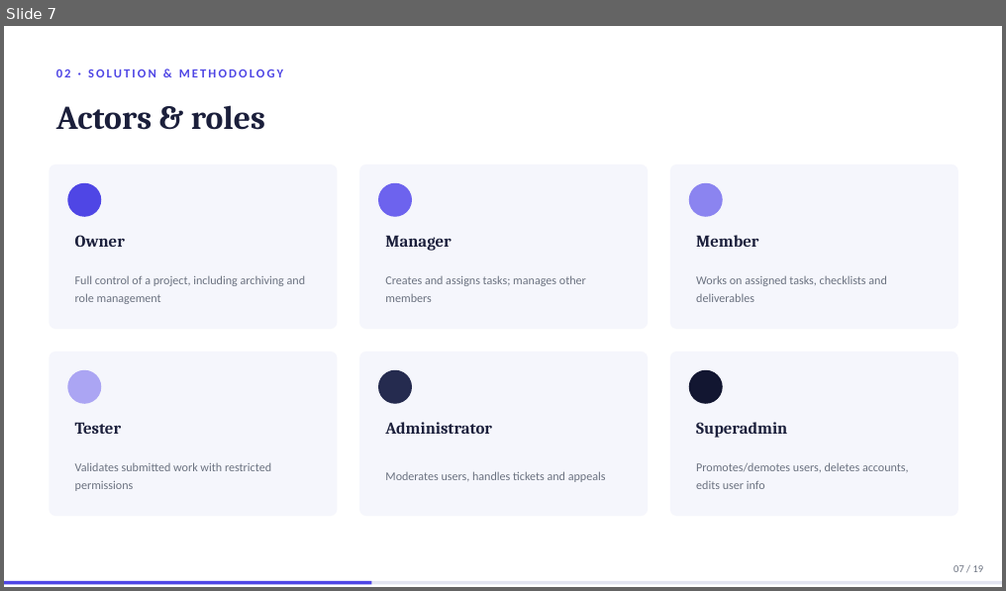
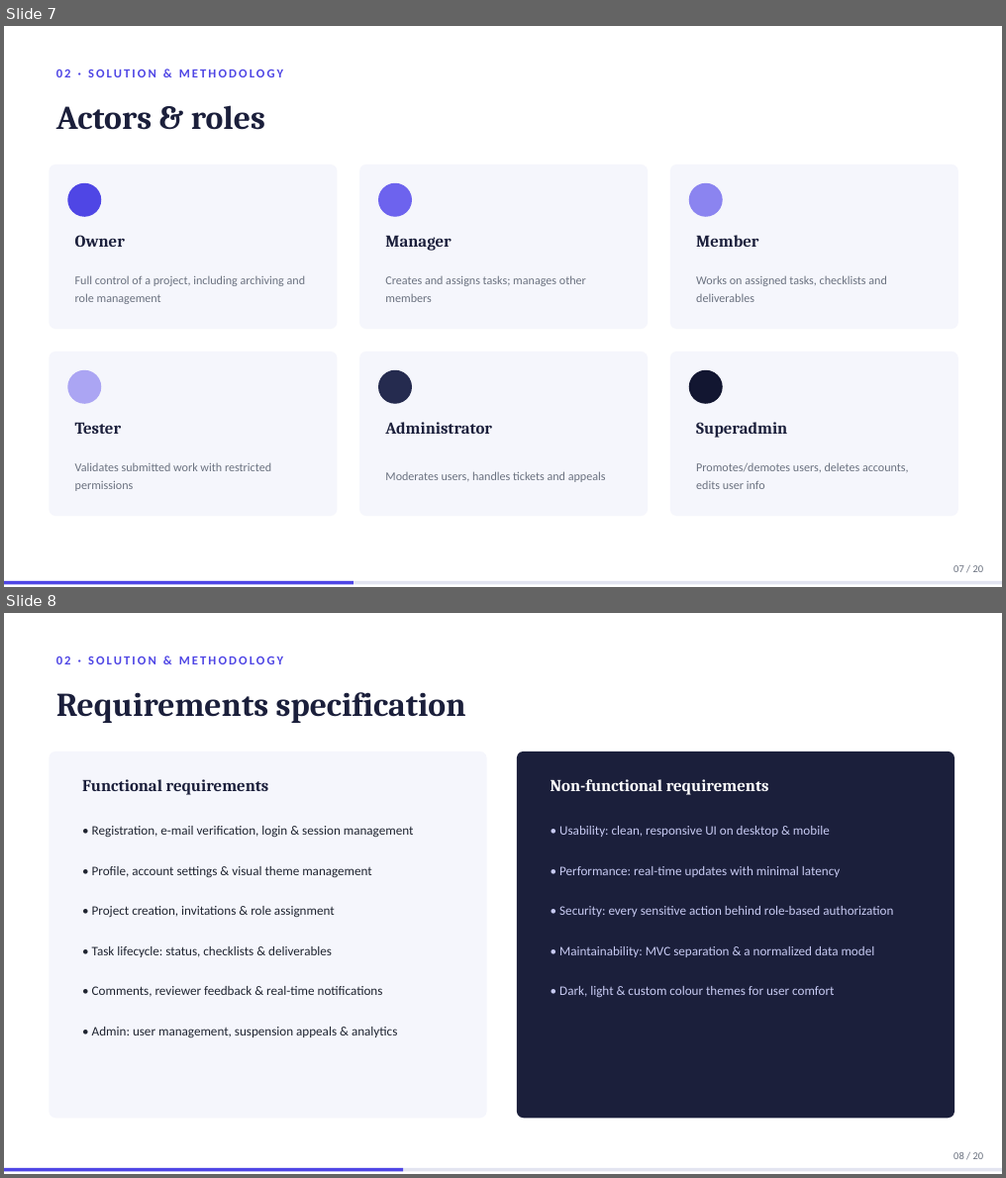
Before and after one commit to domdomxy/synkro, a slide deck: Synkro_PFA_Defense.pptx. Shown one above the other, each under a label of ours: slide 7 before the commit, slides 7 and 8 after it. The pictures are 1006x591 and 1006x1178 pixels, drawn with LibreOffice and Linux fonts; fonts in the diff are those of the drawing. Boxes give left, top, right and bottom in pixels: in the first picture for what was removed or moved away, otherwise in the second. Text is boxed around its words. In the diff, an @@ line names an element or a change of style, - is before the commit and + after.

Commit message:
Update PFA defense materials
Refresh the final Synkro PFA presentation and report documents. This update incorporates revised content and final deliverable versions for the defense and report submissions.

```diff
--- a/Synkro_PFA_Defense.pptx
+++ b/Synkro_PFA_Defense.pptx
@@ slide 8 added at [4,613,1002,1174], background #FFFFFF @@
@@ text added at [56,656,283,664], 12 pt, text #4F46E5, bold @@
+02 · SOLUTION & METHODOLOGY
@@ text added at [56,692,466,723], 32 pt, text #1B1F3B, bold @@
+Requirements specification
@@ rounded rectangle added at [49,752,487,1118], fill #F5F6FC @@
@@ rounded rectangle added at [517,752,954,1118], fill #1B1F3B @@
@@ text added at [82,779,269,795], 16 pt, text #1B1F3B, bold @@
+Functional requirements
@@ text added at [550,779,769,795], 16 pt, text #FFFFFF, bold @@
+Non-functional requirements
@@ text added at [92,826,414,838], 12.5 pt, text #1F2430 @@
+• Registration, e-mail verification, login & session management
@@ text added at [559,826,830,837], 12.5 pt, text #C7CAF2 @@
+• Usability: clean, responsive UI on desktop & mobile
@@ text added at [92,866,372,878], 12.5 pt, text #1F2430 @@
+• Profile, account settings & visual theme management
@@ text added at [559,866,840,877], 12.5 pt, text #C7CAF2 @@
+• Performance: real-time updates with minimal latency
@@ text added at [92,906,335,918], 12.5 pt, text #1F2430 @@
+• Project creation, invitations & role assignment
@@ text added at [559,906,893,917], 12.5 pt, text #C7CAF2 @@
+• Security: every sensitive action behind role-based authorization
@@ text added at [92,947,332,958], 12.5 pt, text #1F2430 @@
+• Task lifecycle: status, checklists & deliverables
@@ text added at [559,947,875,958], 12.5 pt, text #C7CAF2 @@
+• Maintainability: MVC separation & a normalized data model
@@ text added at [92,986,383,997], 12.5 pt, text #1F2430 @@
+• Comments, reviewer feedback & real-time notifications
@@ text added at [559,986,834,997], 12.5 pt, text #C7CAF2 @@
+• Dark, light & custom colour themes for user comfort
@@ text added at [92,1027,397,1039], 12.5 pt, text #1F2430 @@
+• Admin: user management, suspension appeals & analytics
@@ rectangle added at [4,1168,1002,1171], fill #E2E4F0 @@
@@ rectangle added at [4,1168,403,1171], fill #4F46E5 @@
@@ text added at [953,1153,984,1159], 10 pt, text #6B7280 @@
+08 / 20
@@ slide 7 changed as well @@
@@ rectangle: place and size @@
-rectangle at [4,581,371,584]
+rectangle at [4,581,353,584]
```
Also in this commit, not shown: 18 other slides changed, 1 other file.
